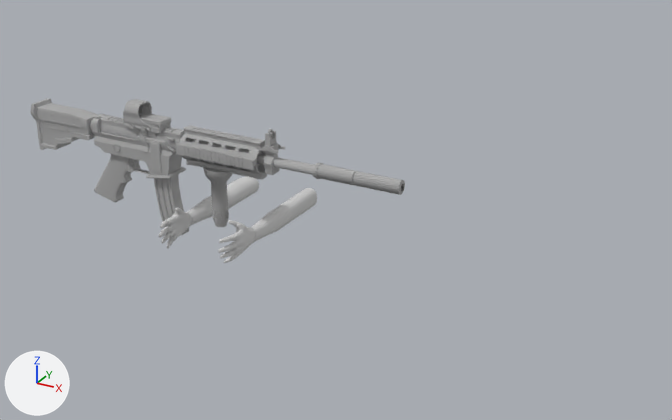
The FBX model Idea 1/FYP_IDEA1/Assets/Models/PlayerRifle.fbx as it was, and as the next commit left it.
Both versions are drawn from a 50 mm camera at (0.1452, -0.181, 0.0887) aimed at (0.0388, 0.0125, -0.008). Every picture has the same lights, and +X, +Y and +Z are marked at lower left. Where no turn or scale is listed for an object, it has been applied to the vertices. Vertices at the same position are counted once.
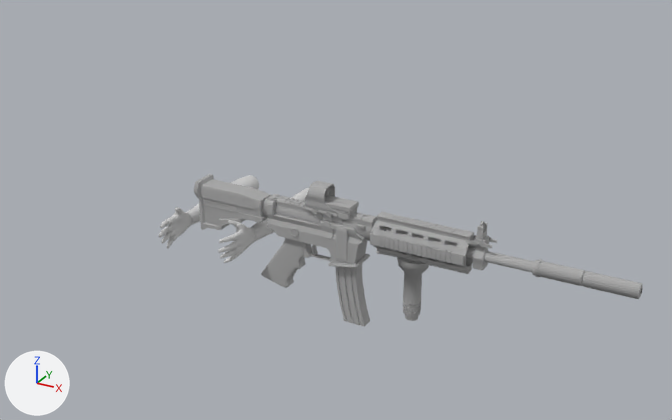
Changed parts and their boxes [x1, y1, x2, y2] in the pictures (672 x 420 px; the box of a moved part takes in the faces that stretch with it):
'polySurface11', reshaped (20% wider, 18% taller): before [30, 98, 405, 227]; after [194, 174, 643, 326]
'polySurface14', deleted: before [154, 175, 189, 235]
part 1 of me_mesh_004, moved or reshaped: before [257, 154, 405, 195]; after [466, 247, 643, 299]
part 2 of me_mesh_004, moved or reshaped: before [203, 163, 232, 227]; after [397, 252, 431, 321]
part 3 of me_mesh_004, moved or reshaped: before [94, 154, 132, 203]; after [261, 238, 306, 288]
part 4 of me_mesh_004, moved or reshaped: before [134, 160, 140, 170]; after [312, 245, 318, 256]
part 5 of me_mesh_004, moved or reshaped: before [93, 114, 105, 119]; after [268, 194, 279, 200]
part 6 of me_mesh_004, moved or reshaped: before [176, 125, 267, 180]; after [370, 211, 475, 274]
part 7 of me_mesh_004, moved or reshaped: before [123, 99, 152, 132]; after [305, 181, 337, 217]
part 8 of me_mesh_004, moved or reshaped: before [139, 104, 171, 133]; after [305, 188, 359, 220]
part 9 of me_mesh_004, moved or reshaped: before [141, 126, 146, 132]; after [312, 208, 318, 214]
part 10 of me_mesh_004, moved or reshaped: before [129, 124, 134, 129]; after [326, 211, 332, 217]
part 11 of me_mesh_004, moved or reshaped: before [30, 98, 98, 150]; after [194, 174, 271, 230]
part 12 of me_mesh_004, moved or reshaped: before [37, 110, 82, 128]; after [201, 188, 254, 209]
part 13 of me_mesh_004, moved or reshaped: before [40, 122, 68, 132]; after [203, 200, 237, 213]
part 14 of me_mesh_004, moved or reshaped: before [127, 158, 150, 174]; after [303, 243, 332, 261]
part 15 of me_mesh_004, moved or reshaped: before [92, 118, 186, 179]; after [267, 195, 370, 268]
part 16 of me_mesh_004, moved or reshaped: before [150, 141, 162, 174]; after [336, 227, 348, 263]
part 17 of me_mesh_004, moved or reshaped: before [113, 144, 120, 152]; after [290, 228, 299, 237]
part 18 of me_mesh_004, moved or reshaped: before [101, 115, 185, 140]; after [276, 196, 377, 228]
part 19 of me_mesh_004, moved or reshaped: before [128, 127, 158, 137]; after [310, 212, 346, 224]
part 20 of me_mesh_004, deleted: before [89, 118, 285, 175]
part 21 of me_mesh_004, added: after [262, 198, 497, 326]

The change, as a diff of the scene's bpy script:
```diff
--- a/Idea 1/FYP_IDEA1/Assets/Models/PlayerRifle.fbx.py
+++ b/Idea 1/FYP_IDEA1/Assets/Models/PlayerRifle.fbx.py
@@ me_mesh_004 @@
-me_mesh_004.from_pydata(...)  # 21777 vertices, 43035 faces; spans x -0.0573..0.0565, y -0.0051..0.0051, z -0.0129..0.0178
+me_mesh_004.from_pydata(...)  # 22058 vertices, 43575 faces; spans x -0.0014..0.1124, y -0.0051..0.0051, z -0.0304..0.0051
+# me_mesh_004 part 1: the loose piece of 241 vertices spanning x 0.0121..0.0565, y -0.002..0.0021, z 0.0064..0.0104 is moved by (0.0559, 0.0, -0.0126)
+# me_mesh_004 part 2: the loose piece of 482 vertices spanning x -0.0001..0.0084, y -0.0031..0.0031, z -0.0126..0.0037 is moved by (0.0559, 0.0, -0.0126)
+# me_mesh_004 part 3: the loose piece of 474 vertices spanning x -0.0385..-0.0253, y -0.0015..0.0015, z -0.0129..0.0025 is moved by (0.0559, 0.0, -0.0126)
+# me_mesh_004 part 4: the loose piece of 282 vertices spanning x -0.0235..-0.021, y -0.0008..0.0007, z -0.0018..0.0026 is moved by (0.0559, 0.0, -0.0126)
+# me_mesh_004 part 5: the loose piece of 56 vertices spanning x -0.0356..-0.0329, y -0.0016..0.0015, z 0.0108..0.0117 is moved by (0.0559, 0.0, -0.0126)
+# me_mesh_004 part 6: the loose piece of 4553 vertices spanning x -0.005..0.0183, y -0.0051..0.0051, z 0.0032..0.0134 is moved by (0.0559, 0.0, -0.0126)
+# me_mesh_004 part 7: the loose piece of 1562 vertices spanning x -0.0241..-0.0153, y -0.0028..0.0029, z 0.0109..0.0178 is moved by (0.0559, 0.0, -0.0126)
+# me_mesh_004 part 8: the loose piece of 3483 vertices spanning x -0.0245..-0.0118, y -0.0026..0.0026, z 0.0109..0.0174 is moved by (0.0559, 0.0, -0.0126)
+# me_mesh_004 part 9: the loose piece of 207 vertices spanning x -0.0181..-0.0166, y -0.0029..-0.0019, z 0.0108..0.0123 is moved by (0.0521, 0.0, -0.0126)
+# me_mesh_004 part 10: the loose piece of 207 vertices spanning x -0.0219..-0.0204, y -0.0029..-0.0019, z 0.0108..0.0123 is moved by (0.0597, 0.0, -0.0126)
+# me_mesh_004 part 11: the loose piece of 284 vertices spanning x -0.0573..-0.0367, y -0.0036..0.0037, z -0.0012..0.0125 is moved by (0.0559, 0.0, -0.0126)
+# me_mesh_004 part 12: the loose piece of 174 vertices spanning x -0.0553..-0.0391, y -0.0029..-0.0025, z 0.0083..0.0109 is moved by (0.0559, 0.0, -0.0126)
+# me_mesh_004 part 13: the loose piece of 28 vertices spanning x -0.0551..-0.0447, y -0.0026..-0.0022, z 0.0059..0.0075 is moved by (0.0559, 0.0, -0.0126)
+# me_mesh_004 part 14: the loose piece of 770 vertices spanning x -0.0271..-0.0163, y -0.0014..0.0013, z -0.0027..0.0025 is moved by (0.0559, 0.0, -0.0126)
+# me_mesh_004 part 15: the loose piece of 224 vertices spanning x -0.0353..-0.0081, y -0.0035..0.0036, z -0.0022..0.0113 is moved by (0.0559, 0.0, -0.0126)
+# me_mesh_004 part 16: the loose piece of 28 vertices spanning x -0.0154..-0.0122, y -0.0029..-0.0023, z -0.0004..0.0085 is moved by (0.0559, 0.0, -0.0126)
+# me_mesh_004 part 17: the loose piece of 42 vertices spanning x -0.0284..-0.026, y -0.003..-0.0027, z 0.0033..0.0056 is moved by (0.0559, 0.0, -0.0126)
+# me_mesh_004 part 18: the loose piece of 1348 vertices spanning x -0.0331..-0.0063, y -0.0014..0.0016, z 0.0085..0.0118 is moved by (0.0559, 0.0, -0.0126)
+# me_mesh_004 part 19: the loose piece of 186 vertices spanning x -0.0231..-0.0133, y -0.0019..-0.0013, z 0.0089..0.0118 is moved by (0.0559, 0.0, -0.0126)
+# me_mesh_004 part 20: 15 loose pieces with 5226 vertices, spanning x -0.0395..0.0237, y -0.0024..0.0025, z 0.0054..0.0168, are deleted
+# me_mesh_004 part 21: 5482 vertices added at x 0.0163..0.0796, y -0.0024..0.0025, z -0.0304..0.0042
 me_mesh_004.materials.append(mat_ring)
@@ ob_polysurface14 @@
-ob_polysurface14 = bpy.data.objects.new('polySurface14', me_mesh_003)
```
